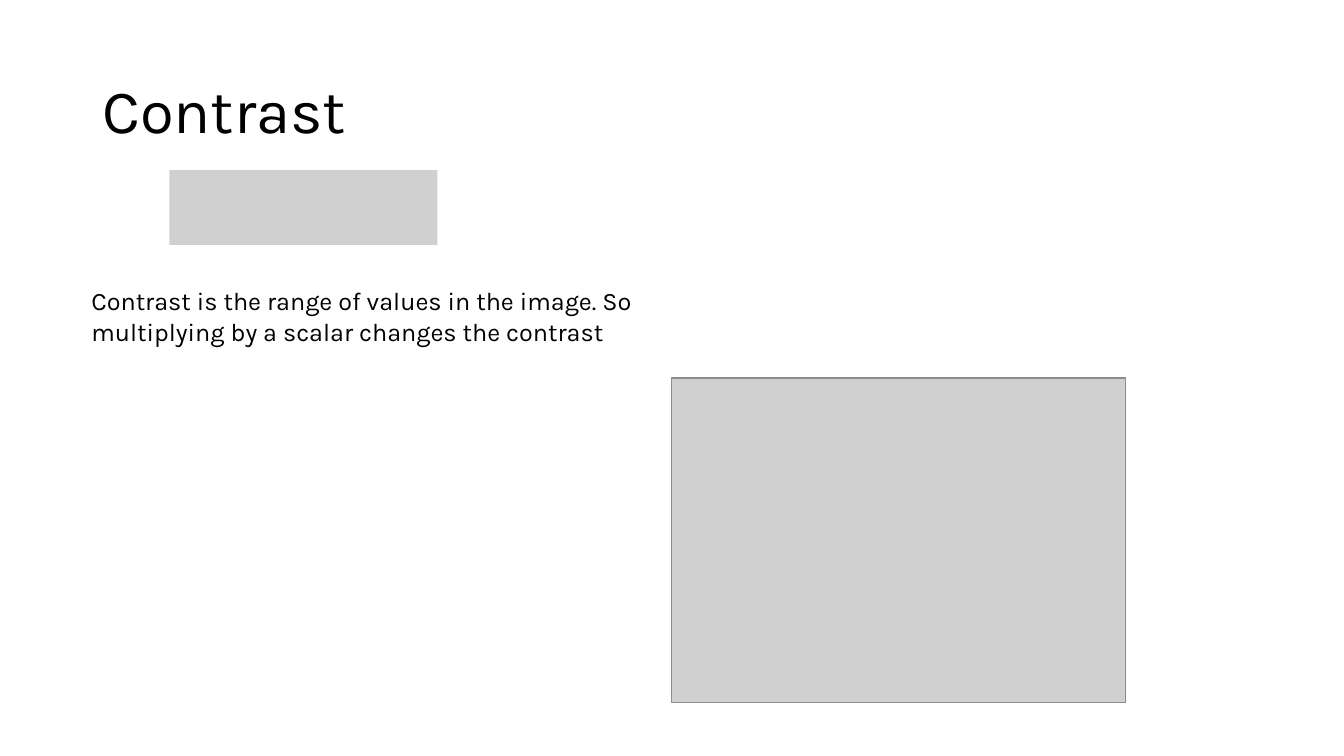
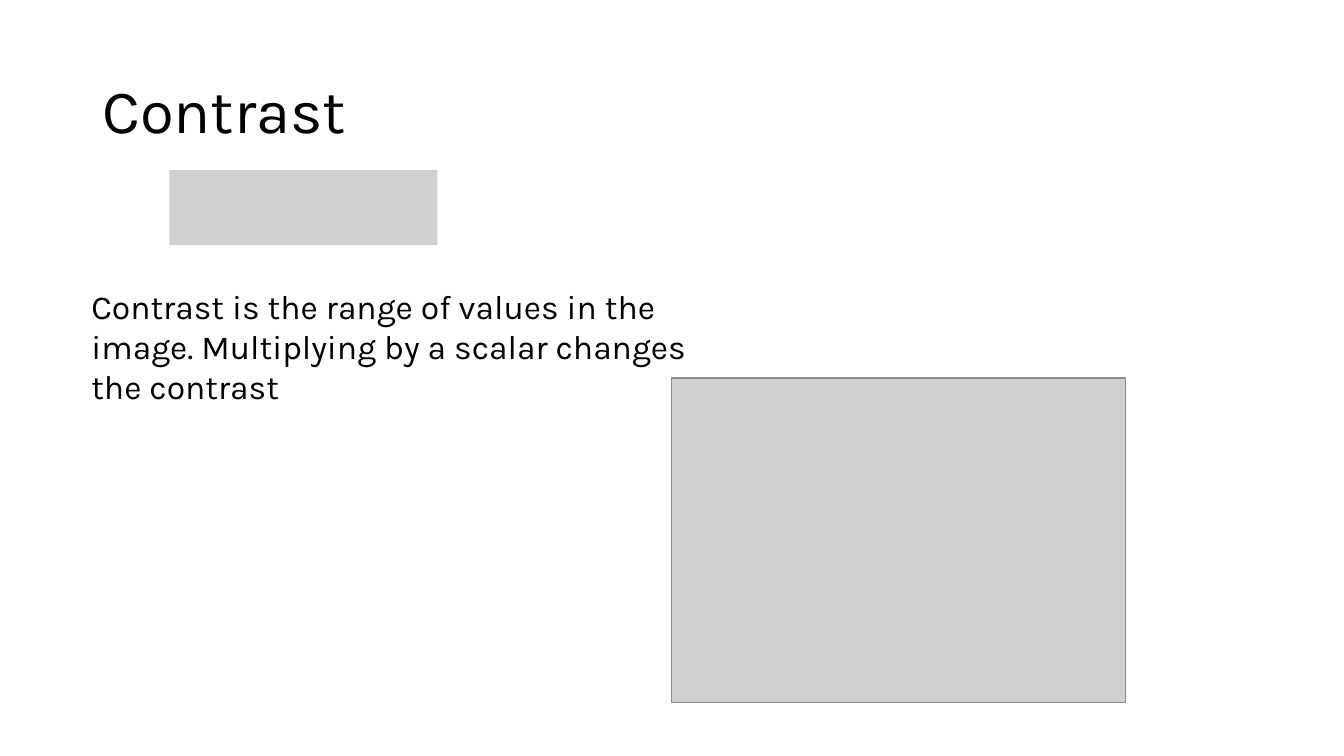
Before and after one commit to SSOE-ECE1390/LecturePowerPoints, a slide deck: slide 5 of ECE1390_Lecture2.pptx. Drawn at 1344x756 pixels with LibreOffice and Linux fonts; fonts in the diff are those of the drawing; grey boxes stand for pictures. Boxes give left, top, right and bottom in pixels: in the first picture for what was removed or moved away, otherwise in the second. Text is boxed around its words. In the diff, an @@ line names an element or a change of style, - is before the commit and + after.

```diff
--- a/ECE1390_Lecture2.pptx
+++ b/ECE1390_Lecture2.pptx
@@ text at box(91, 296, 686, 400): text changed; size 18 to 24 pt @@
-Contrast is the range of values in the image. So multiplying by a scalar changes the contrast
+Contrast is the range of values in the image. Multiplying by a scalar changes the contrast
```
Also in this commit, not shown: 14 other slides changed, 4 slides added, 2 other files.
